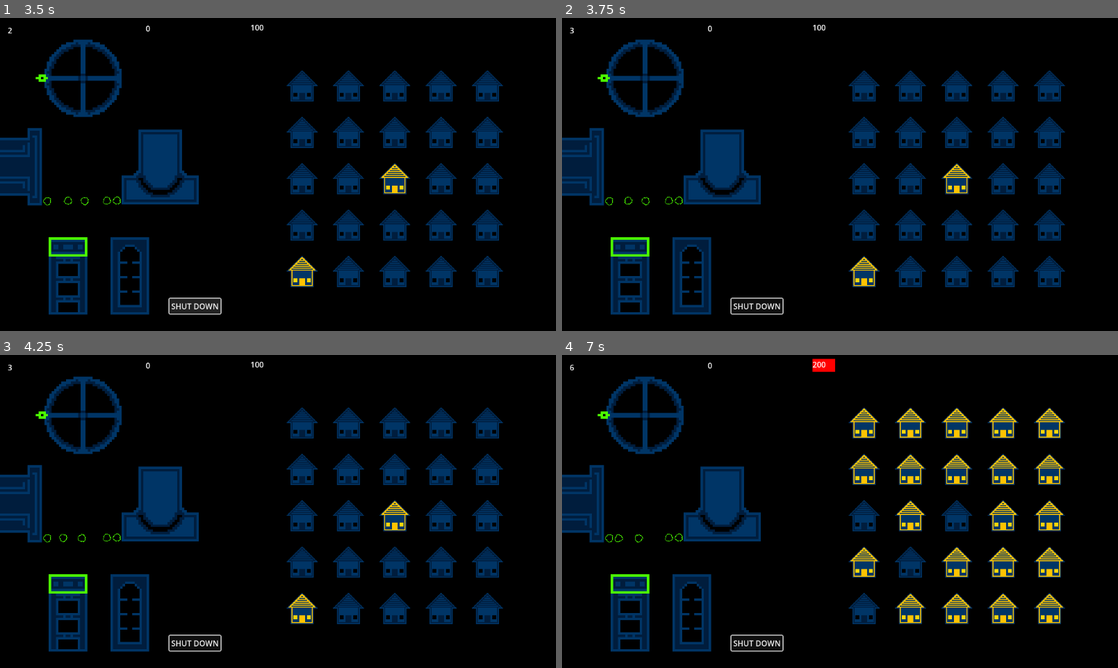
Above: before the commit, frames 1-4 (two rows, left to right).
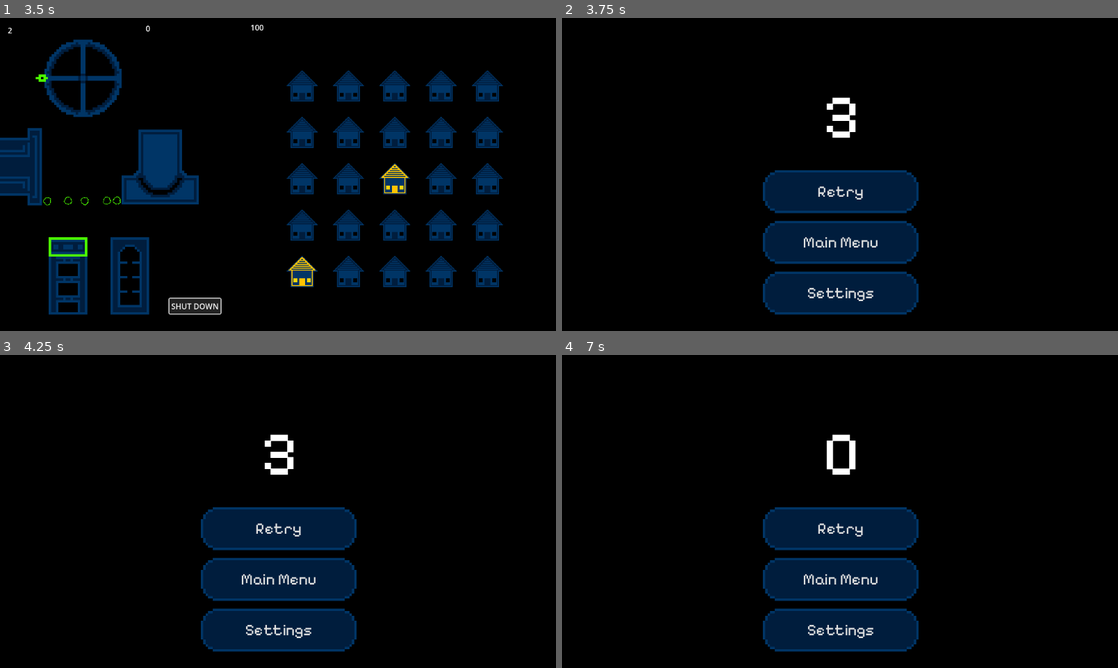
Above: after the commit, the same moments.

Repository: CWmain/BigModeGameJam2025
Game: Godot game, scene res://Levels/main_menu.tscn
Same seed, same stepped clock (60 frames per second), same inputs: the game is played once before the commit and once after it.
Inputs (mouse positions are in pixels of both pictures, inside the frame that each line leads up to):
- Up to frame 1 (3.5 s): click "Start" at 0.5 s; click "SHUT DOWN" at 1.25 s; click "SHUT DOWN" at 2 s; click "SHUT DOWN" at 2.75 s
- Up to frame 2 (3.75 s): tap Enter at 3.5 s; move the mouse to (606, 77) at 3.52 s; tap Y (Fail_Button, bound only after the commit) at 3.6 s
- Up to frame 3 (4.25 s): no input
- Up to frame 4 (7 s): click (840, 527) at 4.25 s, where only the run after the commit has a clickable "Retry"; move the mouse to (628, 583) at 5.02 s; click (628, 583) at 5.1 s; tap Y (Fail_Button, bound only after the commit) at 5.3, 6.8 s; click (840, 527) at 5.75 s, where only the run after the commit has a clickable "Retry"; move the mouse to (678, 536) at 6.52 s; tap T (Test_Click) at 6.6 s

Frame 1 is identical in both runs. In frame 2, 26% of the frame differs, in the area x 0-91%, y 2-95%; in frame 3, 26%; in frame 4, 27%, in the area x 0-91%, y 1-95%.

Commit message:
Have a game over screen working displaying points earned (maybe add is highscore later meh)

Diff:
--- a/Levels/main_scene.tscn
+++ b/Levels/main_scene.tscn
@@ -75,5 +75,7 @@
 [node name="ReactorScene" parent="." instance=ExtResource("10_pvuu1")]
 position = Vector2(141, 534)
 
-[node name="GameOverScreen" parent="." instance=ExtResource("11_pj7hf")]
+[node name="GameOverScreen" parent="." node_paths=PackedStringArray("timer") instance=ExtResource("11_pj7hf")]
 visible = false
+z_index = 2
+timer = NodePath("../LevelTimer")
--- a/Objects/Managers/manager.gd
+++ b/Objects/Managers/manager.gd
@@ -43,6 +43,9 @@
 	timer.updateDemand.connect(_on_updateDemand)
 
 func _process(_delta):
+	if Input.is_action_just_pressed("Fail_Button"):
+		gameLoss()
+
 	if Input.is_action_just_pressed("Test_Click"):
 		toggleAllHouses()
 
@@ -96,5 +99,5 @@
 func gameLoss():
 	print("\nGAME OVER\n")
 	isGameOver = true
-	game_over_screen.show()
+	game_over_screen.reveal()
 	timer.stop()
--- a/UI/GameOver/game_over_screen.gd
+++ b/UI/GameOver/game_over_screen.gd
@@ -1,19 +1,24 @@
 extends Control
 
+@export var timer: LevelTimer
+
+@onready var points = $Location/Points
 
 # Called when the node enters the scene tree for the first time.
 func _ready():
-	pass # Replace with function body.
+	assert(timer != null)
 
 
 # Called every frame. 'delta' is the elapsed time since the previous frame.
 func _process(_delta):
 	pass
 
+func reveal():
+	points.text =  str(timer.tickCount)
+	show()
 
 func _on_main_menu_pressed():
 	get_tree().change_scene_to_file("res://Levels/main_menu.tscn")
 
-
 func _on_retry_pressed():
 	get_tree().reload_current_scene()
--- a/UI/GameOver/game_over_screen.tscn
+++ b/UI/GameOver/game_over_screen.tscn
@@ -13,6 +13,15 @@
 grow_horizontal = 2
 grow_vertical = 2
 script = ExtResource("1_62dcq")
+
+[node name="ColorRect" type="ColorRect" parent="."]
+custom_minimum_size = Vector2(1920, 1080)
+layout_mode = 0
+offset_left = -852.0
+offset_top = -208.0
+offset_right = 1068.0
+offset_bottom = 872.0
+color = Color(0, 0, 0, 1)
 
 [node name="MenuItems" type="VBoxContainer" parent="."]
 layout_mode = 0
@@ -35,5 +44,27 @@
 layout_mode = 2
 text = "Settings"
 
+[node name="Location" type="Control" parent="."]
+anchors_preset = 0
+offset_left = 558.0
+offset_top = 128.0
+offset_right = 598.0
+offset_bottom = 168.0
+
+[node name="Points" type="Label" parent="Location"]
+layout_mode = 1
+anchors_preset = 5
+anchor_left = 0.5
+anchor_right = 0.5
+offset_left = -203.0
+offset_right = 203.0
+offset_bottom = 154.0
+grow_horizontal = 2
+theme = ExtResource("1_gk2el")
+theme_override_font_sizes/font_size = 128
+text = "Points
+"
+horizontal_alignment = 1
+
 [connection signal="pressed" from="MenuItems/Retry" to="." method="_on_retry_pressed"]
 [connection signal="pressed" from="MenuItems/MainMenu" to="." method="_on_main_menu_pressed"]
--- a/project.godot
+++ b/project.godot
@@ -38,6 +38,11 @@
 "events": [Object(InputEventKey,"resource_local_to_scene":false,"resource_name":"","device":-1,"window_id":0,"alt_press …(182 unchanged characters)…
 ]
 }
+Fail_Button={
+"deadzone": 0.5,
+"events": [Object(InputEventKey,"resource_local_to_scene":false,"resource_name":"","device":-1,"window_id":0,"alt_pressed":false,"shift_pressed":false,"ctrl_pressed":false,"meta_pressed":false,"pressed":false,"keycode":0,"physical_keycode":89,"key_label":0,"unicode":121,"echo":false,"script":null)
+]
+}
 
 [layer_names]
 
